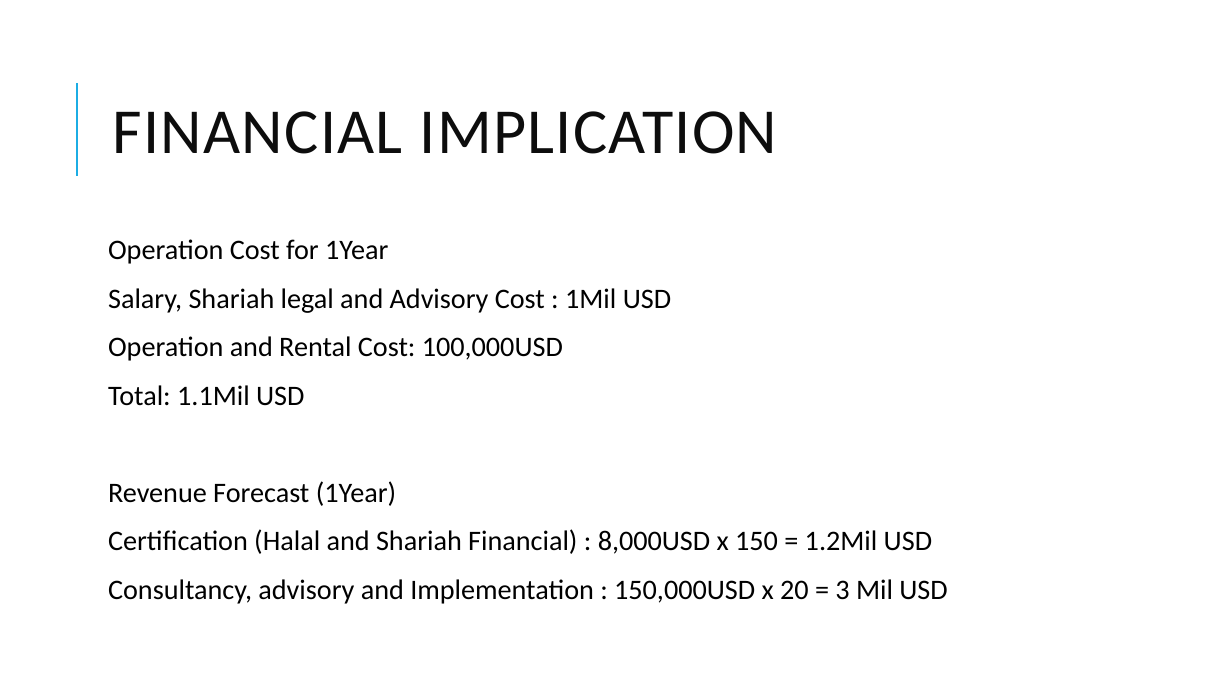
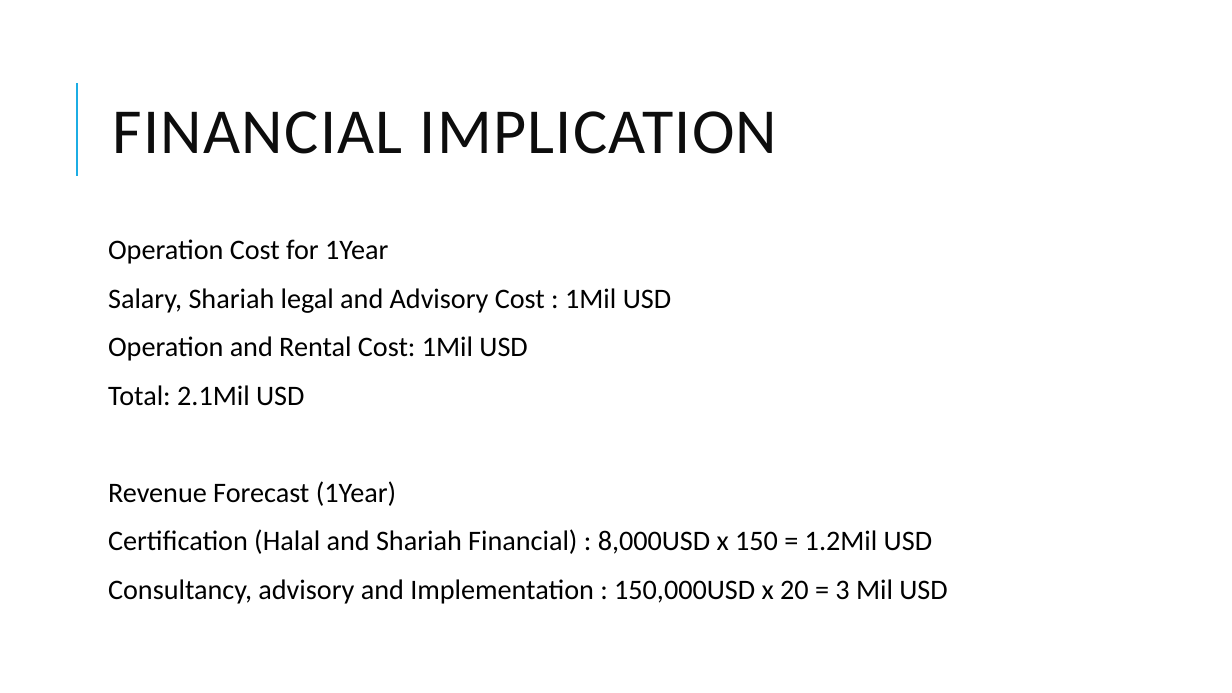
Before and after one commit to hellguard0/BlockchainProductHub, a slide deck: slide 16 of Halal Blockchain Hub.pptx. Drawn at 1232x693 pixels with LibreOffice and Linux fonts; fonts in the diff are those of the drawing. Boxes give left, top, right and bottom in pixels: in the first picture for what was removed or moved away, otherwise in the second. Text is boxed around its words. In the diff, an @@ line names an element or a change of style, - is before the commit and + after.

```diff
--- a/Halal Blockchain Hub.pptx
+++ b/Halal Blockchain Hub.pptx
@@ text at (x1=108, y1=336, x2=527, y2=406): text changed @@
-Operation and Rental Cost: 100,000USD
-Total: 1.1Mil USD
+Operation and Rental Cost: 1Mil USD
+Total: 2.1Mil USD
```
